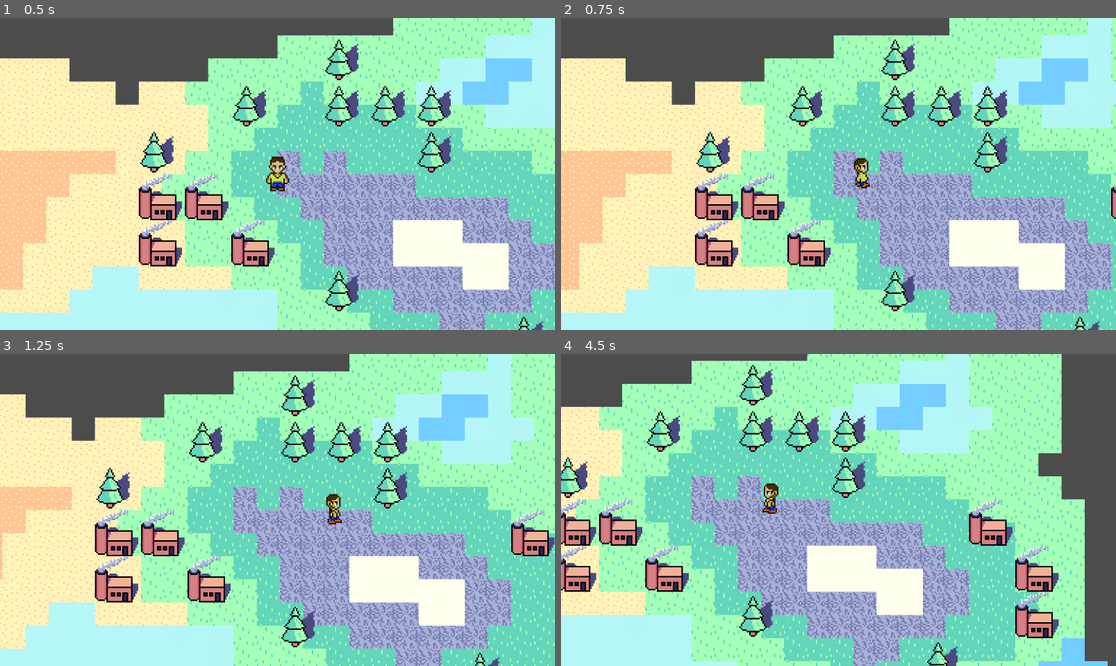
Above: before the commit, frames 1-4 (two rows, left to right).
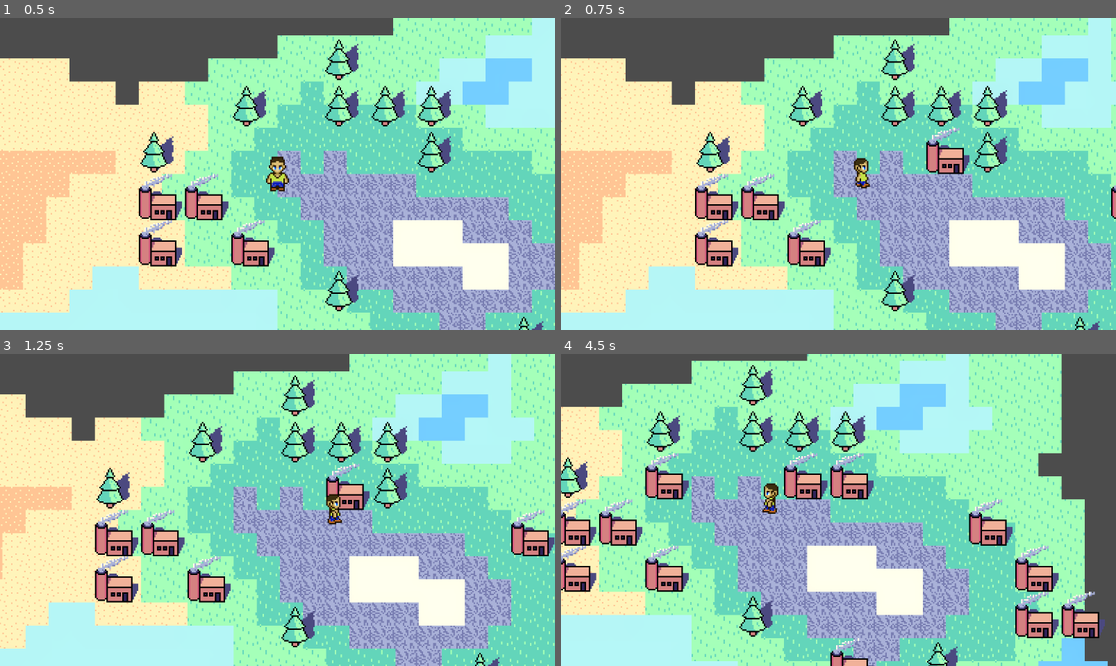
Above: after the commit, the same moments.

Repository: AdrianTheFrog/SMathHacks-Reasource-Conservation-Project
Game: Godot game, scene res://main scene.tscn
Same seed, same stepped clock (60 frames per second), same inputs: the game is played once before the commit and once after it.
Inputs (mouse positions are in pixels of both pictures, inside the frame that each line leads up to):
- Up to frame 1 (0.5 s): no input
- Up to frame 2 (0.75 s): tap Enter at 0.5 s; move the mouse to (960, 158) at 0.52 s; hold Right (Right) from 0.53 s (still down); click (960, 158) at 0.67 s
- Up to frame 3 (1.25 s): keep holding Right (Right)
- Up to frame 4 (4.5 s): move the mouse to (727, 525) at 1.27 s; release Right (Right) at 1.28 s; hold Down (Down) 1.28-2.03 s; click (727, 525) at 1.42 s; move the mouse to (894, 441) at 2.02 s; hold Right (Right) 2.03-2.78 s; click (894, 441) at 2.17 s; move the mouse to (810, 572) at 2.77 s; hold Up (Up) 2.78-3.53 s; click (810, 572) at 2.92 s; move the mouse to (1005, 556) at 3.52 s; hold Left (Left) from 3.53 s (still down); click (1005, 556) at 3.67 s; move the mouse to (672, 463) at 4.27 s; click (672, 463) at 4.42 s

Frame 1 is identical in both runs. In frame 2, 0.8% of the frame differs, in the area x 65-74%, y 35-51%; in frame 3, 0.7%; in frame 4, 3.4%, in the area x 15-98%, y 31-100%.

Commit message:
Make placable buildings, smooth power plant collision

Diff:
--- a/buildings tileset.tres
+++ b/buildings tileset.tres
@@ -9,7 +9,7 @@
 0:0/0 = 0
 0:0/0/physics_layer_0/linear_velocity = Vector2(0, 0)
 0:0/0/physics_layer_0/angular_velocity = 0.0
-0:0/0/physics_layer_0/polygon_0/points = PackedVector2Array(10, 16, 10, 7, -8, 7, -8, 8, -14, 8, -14, 9, -15, 9, -15, 10, -16, 10, -16, 13, -15, 13, -15, 14, -14, 14, -14, 15, -8, 15, -8, 16)
+0:0/0/physics_layer_0/polygon_0/points = PackedVector2Array(10, 16, 10, 7, -8, 7, -9, 8, -14, 8, -16, 10, -16, 13, -14, 15, -9, 15, -8, 16)
 
 [sub_resource type="TileSetAtlasSource" id="TileSetAtlasSource_m1562"]
 texture = ExtResource("2_qqfw6")
--- a/main scene.tscn
+++ b/main scene.tscn
@@ -1,8 +1,9 @@
-[gd_scene load_steps=6 format=3 uid="uid://b3sbjd1vkii2h"]
+[gd_scene load_steps=7 format=3 uid="uid://b3sbjd1vkii2h"]
 
 [ext_resource type="TileSet" uid="uid://bigbiha614tnl" path="res://tileset.tres" id="1_dur42"]
 [ext_resource type="TileSet" uid="uid://xd5d2u2bpnia" path="res://buildings tileset.tres" id="2_0onu8"]
 [ext_resource type="PackedScene" uid="uid://mm54hevg1o77" path="res://Character.tscn" id="3_0w33h"]
+[ext_resource type="Script" path="res://place on tilemap.gd" id="3_m5c11"]
 [ext_resource type="Script" path="res://Camera2D.gd" id="4_e6nis"]
 
 [sub_resource type="Environment" id="Environment_xdtrx"]
@@ -26,6 +27,7 @@
 tile_set = ExtResource("2_0onu8")
 format = 2
 layer_0/tile_data = PackedInt32Array(131071, 1, 0, 65534, 1, 0, 131069, 1, 0, 65533, 1, 0, 6, 1, 0, 65543, 1, 0, 131079, 1, 0, -65533, 2, 0, -131071, 2, 0, -131070, 2, 0, -196607, 2, 0, -131069, 2, 0, 196613, 2, 0, 262147, 2, 0, 131073, 2, 0, -3, 2, 0, -65537, 2, 0)
+script = ExtResource("3_m5c11")
 
 [node name="WorldEnvironment" type="WorldEnvironment" parent="."]
 environment = SubResource("Environment_xdtrx")
--- /dev/null
+++ b/place on tilemap.gd
@@ -0,0 +1,7 @@
+extends TileMap
+
+func _input(event):
+	# Mouse in viewport coordinates.
+	if event is InputEventMouseButton and event.button_index == MOUSE_BUTTON_LEFT and event.is_pressed() == true:
+		set_cell(0, Vector2i(floor(get_local_mouse_position()/32)), 1, Vector2i(0,0))
+		print(ceil(get_local_mouse_position()/32))
